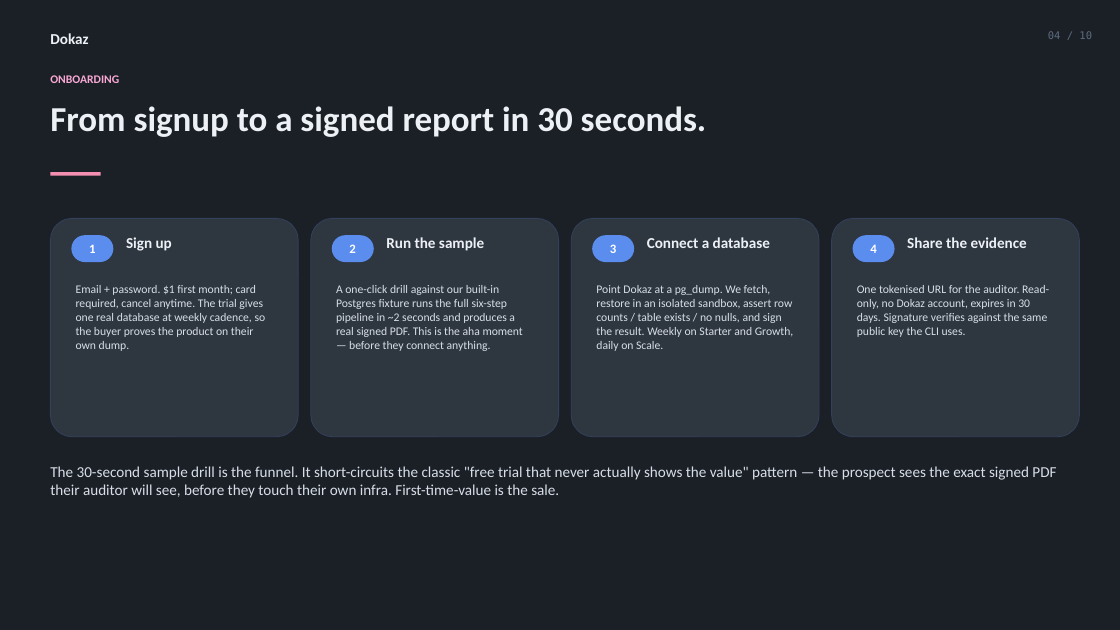
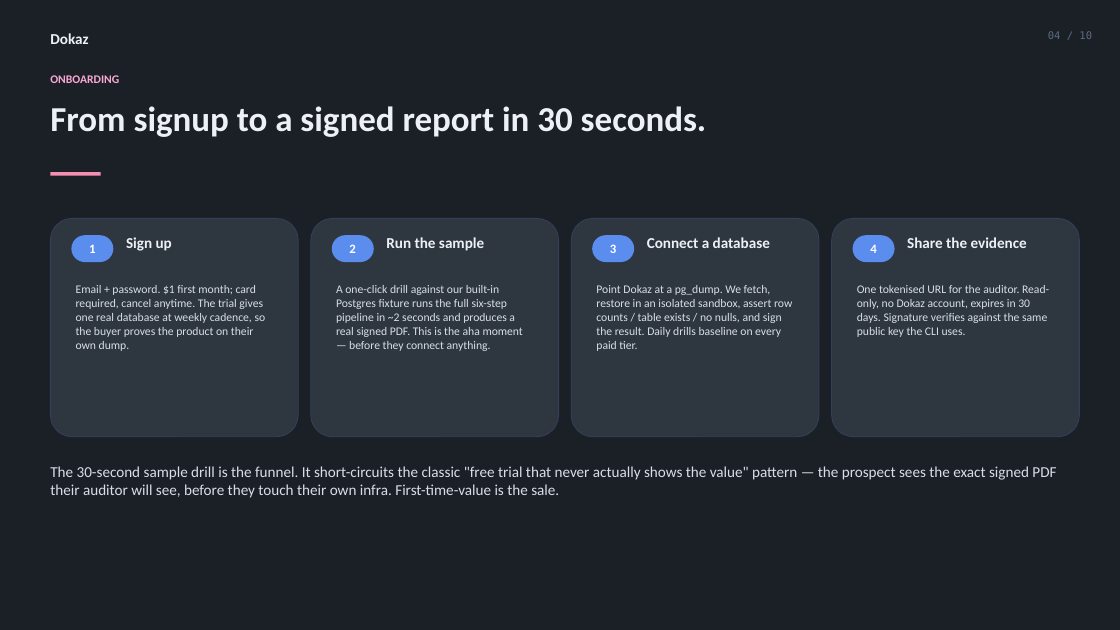
Before and after one commit to PreShotCome/Dokas, a slide deck: slide 4 of docs/presentations/Dokaz_Investor_Deck.pptx. Drawn at 1120x630 pixels with LibreOffice and Linux fonts; fonts in the diff are those of the drawing. Boxes give left, top, right and bottom in pixels: in the first picture for what was removed or moved away, otherwise in the second. Text is boxed around its words. In the diff, an @@ line names an element or a change of style, - is before the commit and + after.

```diff
--- a/docs/presentations/Dokaz_Investor_Deck.pptx
+++ b/docs/presentations/Dokaz_Investor_Deck.pptx
@@ text at (596, 285, 792, 351): text changed @@
-Point Dokaz at a pg_dump. We fetch, restore in an isolated sandbox, assert row counts / table exists / no nulls, and sign the result. Weekly on Starter and Growth, daily on Scale.
+Point Dokaz at a pg_dump. We fetch, restore in an isolated sandbox, assert row counts / table exists / no nulls, and sign the result. Daily drills baseline on every paid tier.
```
Also in this commit, not shown: 2 other slides changed, 15 other files.
